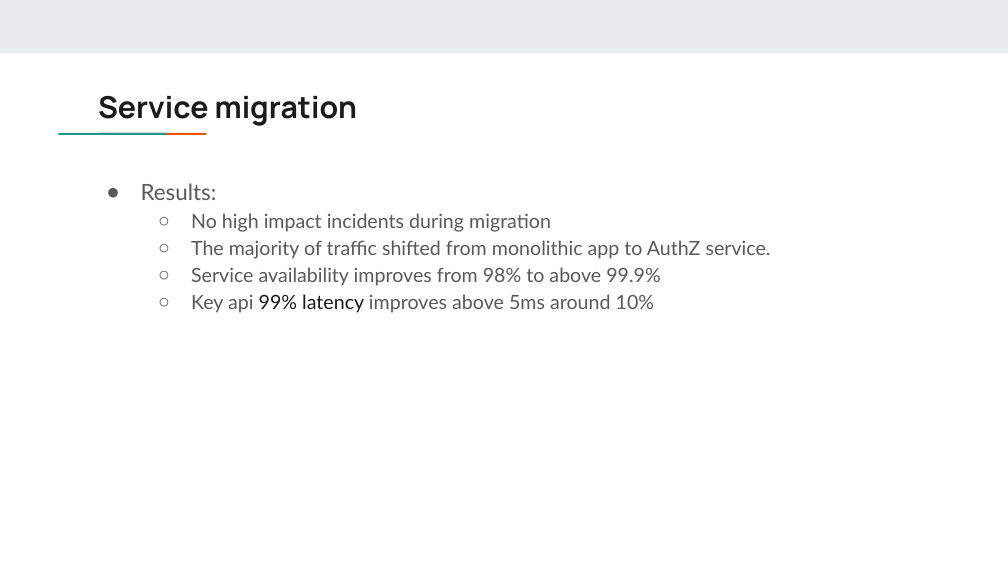
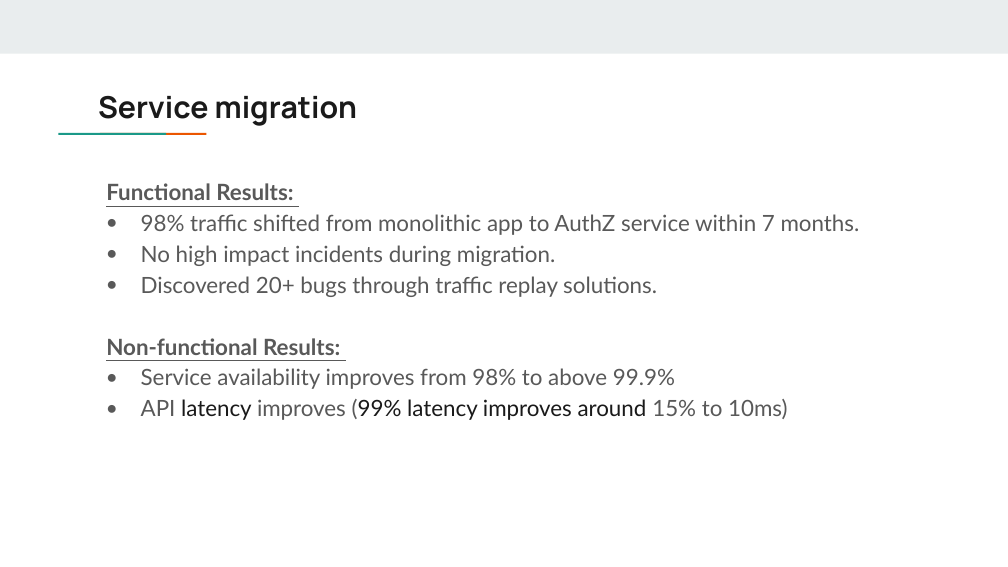
Before and after one commit to DreamOfTheRedChamber/my-resume, a slide deck: slide 13 of ExperiencesTalks/AuthzServiceMigration.pptx. Drawn at 1008x567 pixels with LibreOffice and Linux fonts; fonts in the diff are those of the drawing. Boxes give left, top, right and bottom in pixels: in the first picture for what was removed or moved away, otherwise in the second. Text is boxed around its words. In the diff, an @@ line names an element or a change of style, - is before the commit and + after.

```diff
--- a/ExperiencesTalks/AuthzServiceMigration.pptx
+++ b/ExperiencesTalks/AuthzServiceMigration.pptx
@@ text at [106,183,860,355]: text changed; size 14 to 16 pt @@
-● Results:
-  ○ No high impact incidents during migration
-  ○ The majority of traffic shifted from monolithic app to AuthZ service.
+Functional Results:
+● 98% traffic shifted from monolithic app to AuthZ service within 7 months.
+● No high impact incidents during migration.
+● Discovered 20+ bugs through traffic replay solutions.
+Non-functional Results:
@@ text at [141,368,675,389]: size 14 to 16 pt in "Service availability improves from 98% to above ..."; bullet ○ to ●; list level 2 to 1 in "Service availability improves from 98% ..." @@
@@ text at [141,399,787,420]: text changed; size 14 to 16 pt; text colour #595959 to #1A1A1A @@
-  ○ Key api 99% latency improves above 5ms around 10%
+● API latency improves (99% latency improves around 15% to 10ms)
```
Also in this commit, not shown: 10 other slides changed, 10 slides added, 9 slides removed.
